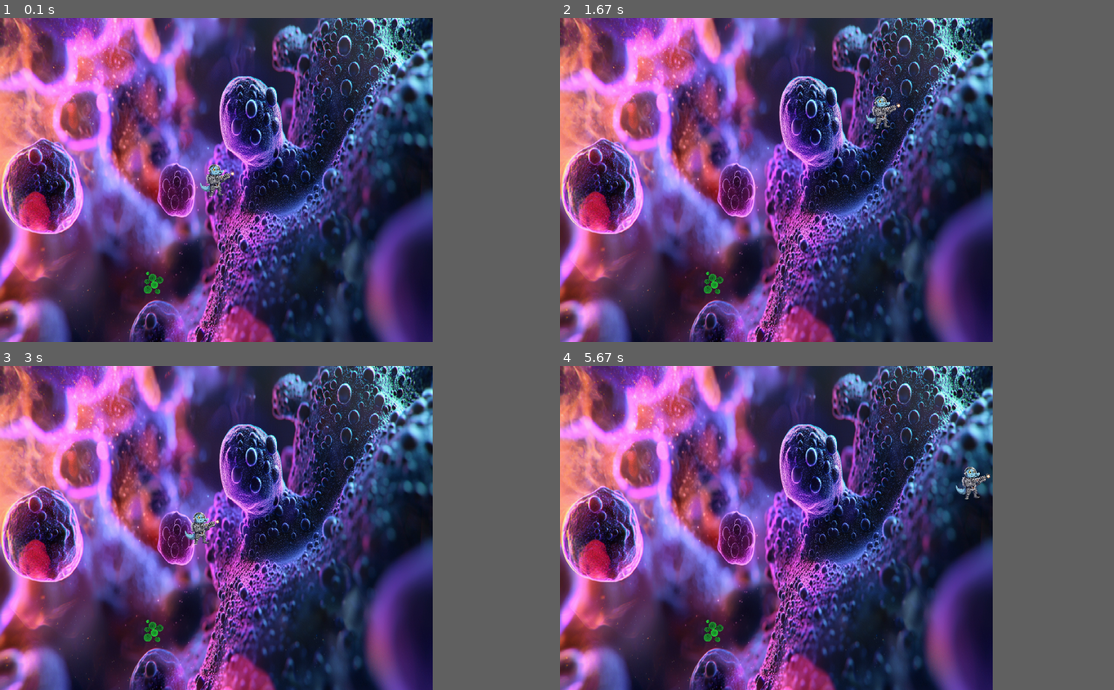
Above: before the commit, frames 1-4 (two rows, left to right).
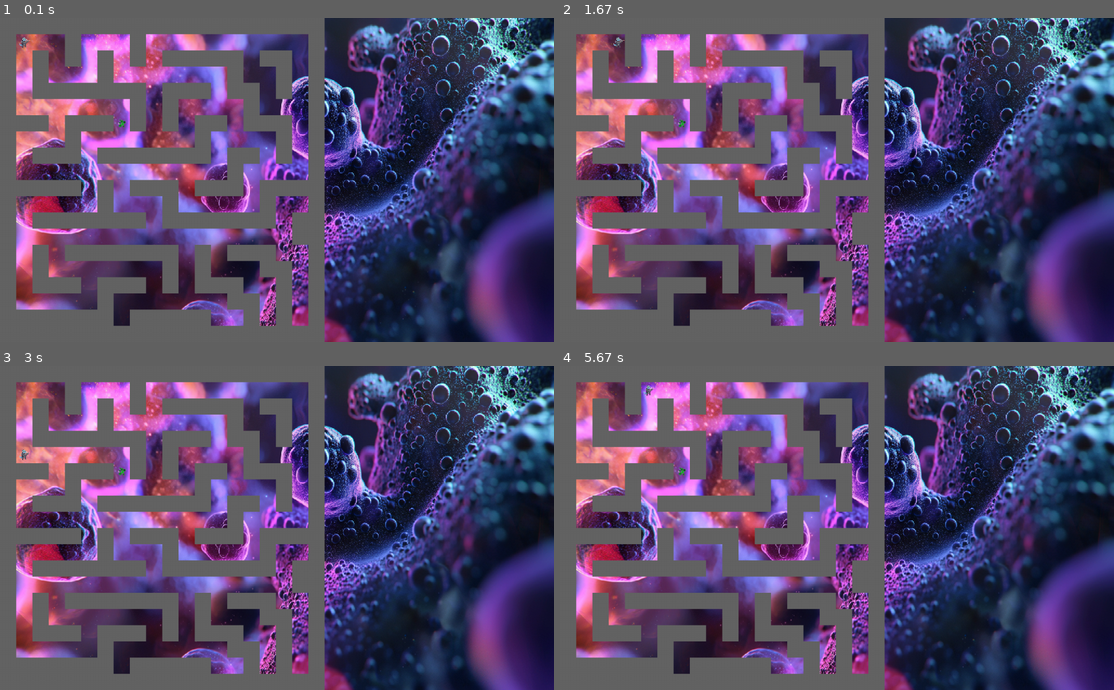
Above: after the commit, the same moments.

Repository: HALEIAN81/pygameprojects
Game: pygame game, started from MOVING SQUARE/main.py
Two runs of this game, one before a commit and one after it. Both use one fixed random seed, a clock stepped at 60 frames per second and the inputs below.
Inputs:
- Up to frame 1 (0.1 s): no input
- Up to frame 2 (1.67 s): hold Right 0.33-0.8 s; hold Up 0.83-1.13 s
- Up to frame 3 (3 s): hold Left 1.67-2.2 s; hold Down 2.23-2.53 s
- Up to frame 4 (5.67 s): hold Up 3-3.37 s; hold Right 3.4-4.03 s; hold Down 4.07-4.43 s; hold Right 4.97-5.43 s; hold Up from 5.47 s (still down)
In our replay, the window is 703x527 before the commit and 900x527 after it. These sizes can differ from the game's own. Grey fills any space a smaller window leaves; there, only what the larger window draws over its background counts as a difference.

The runs differ from the first frame. In frame 1, 87% of the frame differs, in the area x 0-100%, y 0-100%; in frame 2, 87%; in frame 3, 87%; in frame 4, 87%.

Commit message:
added maze component and enlarged screen

Diff:
--- a/MOVING SQUARE/main.py
+++ b/MOVING SQUARE/main.py
@@ -6,21 +6,75 @@
 pygame.init()
 
 # 2. Set up Screen Dimensions and Caption
-SCREEN_WIDTH = 800
+SCREEN_WIDTH = 1024
 SCREEN_HEIGHT = 600
 screen = pygame.display.set_mode((SCREEN_WIDTH, SCREEN_HEIGHT))
-pygame.display.set_caption("Moving Sci-Fi Gator with Power-ups") # Updated caption for clarity
+pygame.display.set_caption("Moving Sci-Fi Gator with Maze and Power-ups") # Updated caption for clarity
 
 # 3. Define Colors (RGB Tuples)
 BLACK = (0, 0, 0)
 WHITE = (255, 255, 255) # Added for text feedback
+WALL_COLOR = (100, 100, 100) # Color for maze walls (dark gray)
+
+# --- Maze Definition ---
+# 0 = path, 1 = wall
+MAZE = [
+    [1, 1, 1, 1, 1, 1, 1, 1, 1, 1, 1, 1, 1, 1, 1, 1, 1, 1, 1, 1],
+    [1, 0, 0, 0, 1, 0, 0, 0, 1, 0, 0, 0, 0, 0, 0, 0, 0, 0, 0, 1],
+    [1, 0, 1, 0, 1, 0, 1, 0, 1, 0, 1, 1, 1, 1, 1, 0, 1, 1, 0, 1],
+    [1, 0, 1, 0, 0, 0, 1, 0, 0, 0, 0, 0, 0, 0, 1, 0, 0, 1, 0, 1],
+    [1, 0, 1, 1, 1, 1, 1, 1, 1, 0, 1, 1, 1, 0, 1, 1, 0, 1, 0, 1],
+    [1, 0, 0, 0, 0, 0, 0, 0, 1, 0, 1, 0, 0, 0, 0, 1, 0, 0, 0, 1],
+    [1, 1, 1, 0, 1, 1, 1, 0, 1, 0, 1, 0, 1, 1, 0, 1, 1, 1, 0, 1],
+    [1, 0, 0, 0, 1, 0, 0, 0, 0, 0, 0, 0, 1, 0, 0, 0, 0, 1, 0, 1],
+    [1, 0, 1, 1, 1, 0, 1, 1, 1, 1, 1, 1, 1, 0, 1, 1, 0, 1, 0, 1],
+    [1, 0, 0, 0, 0, 0, 0, 0, 0, 0, 0, 0, 0, 0, 1, 0, 0, 0, 0, 1],
+    [1, 1, 1, 1, 1, 0, 1, 0, 1, 1, 1, 0, 1, 1, 1, 0, 1, 1, 1, 1],
+    [1, 0, 0, 0, 0, 0, 1, 0, 0, 0, 1, 0, 0, 0, 0, 0, 1, 0, 0, 1],
+    [1, 0, 1, 1, 1, 1, 1, 1, 1, 0, 1, 1, 1, 1, 1, 1, 1, 0, 1, 1],
+    [1, 0, 0, 0, 0, 0, 0, 0, 0, 0, 0, 0, 0, 0, 0, 0, 0, 0, 1, 1],
+    [1, 0, 1, 0, 1, 1, 1, 1, 1, 1, 1, 0, 1, 0, 1, 1, 1, 0, 0, 1],
+    [1, 0, 1, 0, 0, 0, 0, 0, 0, 0, 1, 0, 1, 0, 0, 0, 1, 1, 0, 1],
+    [1, 0, 1, 1, 1, 0, 1, 1, 1, 0, 1, 0, 1, 1, 1, 0, 0, 1, 0, 1],
+    [1, 0, 0, 0, 0, 0, 1, 0, 0, 0, 0, 0, 0, 0, 1, 1, 0, 1, 0, 1],
+    [1, 1, 1, 1, 1, 1, 1, 0, 1, 1, 1, 1, 1, 0, 0, 1, 0, 1, 0, 1],
+    [1, 1, 1, 1, 1, 1, 1, 1, 1, 1, 1, 1, 1, 1, 1, 1, 1, 1, 1, 1]
+]
+
+MAZE_HEIGHT = len(MAZE)
+MAZE_WIDTH = len(MAZE[0])
+
+# Calculate tile size to fit the maze within the screen
+TILE_SIZE = min(SCREEN_WIDTH // MAZE_WIDTH, SCREEN_HEIGHT // MAZE_HEIGHT)
+
+# Calculate offset to center the maze vertically if it doesn't fill the height
+offset_y = (SCREEN_HEIGHT - MAZE_HEIGHT * TILE_SIZE) // 2
+
+# List to store all wall rectangles for collision detection
+wall_rects = []
+# List to store valid path coordinates (row, col) for placing character/power-ups
+path_tiles = []
+
+for r_idx, row in enumerate(MAZE):
+    for c_idx, tile in enumerate(row):
+        x = c_idx * TILE_SIZE
+        y = r_idx * TILE_SIZE + offset_y # Apply vertical offset
+        if tile == 1: # It's a wall
+            wall_rects.append(pygame.Rect(x, y, TILE_SIZE, TILE_SIZE))
+        else: # It's a path
+            path_tiles.append((r_idx, c_idx))
+
+# Function to draw the maze walls
+def draw_maze():
+    for wall_rect in wall_rects:
+        pygame.draw.rect(screen, WALL_COLOR, wall_rect)
 
 # 4. Character Properties (using an image)
 image_filename = "scifigator.png" # The name of your local character image file
 
-# Desired character dimensions
-CHARACTER_WIDTH = 75
-CHARACTER_HEIGHT = 75
+# NEW: Character dimensions relative to tile size, ensuring it fits within paths
+CHARACTER_WIDTH = int(TILE_SIZE * 0.8)
+CHARACTER_HEIGHT = int(TILE_SIZE * 0.8)
 
 try:
     original_character_image = pygame.image.load(image_filename).convert_alpha()
@@ -33,11 +87,17 @@
     character_image.fill((255, 0, 0)) # Red color
     character_image.set_colorkey((0,0,0)) # Make black transparent if using fill
 
-# Get the rectangle of the (scaled) character image for positioning
-character_rect = character_image.get_rect()
-character_rect.center = (SCREEN_WIDTH // 2, SCREEN_HEIGHT // 2) # Start in the center
-
 character_speed = 7 # Increased speed for more noticeable movement
+
+# Find a starting position for the character on a path tile
+start_row, start_col = path_tiles[0] if path_tiles else (0,0) # Default to (0,0) if no path tiles
+
+# Calculate initial character position based on maze grid, centered within the tile
+initial_char_x = start_col * TILE_SIZE + (TILE_SIZE - CHARACTER_WIDTH) // 2
+initial_char_y = start_row * TILE_SIZE + (TILE_SIZE - CHARACTER_HEIGHT) // 2 + offset_y
+
+character_rect = character_image.get_rect(topleft=(initial_char_x, initial_char_y))
+
 
 # 5. Background Properties (using an image)
 background_image_filename = "mold_img.png" # Name of your background image file
@@ -52,10 +112,12 @@
     background_image = pygame.Surface((SCREEN_WIDTH, SCREEN_HEIGHT))
     background_image.fill(BLACK)
 
-# --- NEW: Power-up Item Properties ---
+
+# --- Power-up Item Properties ---
 powerup_image_filename = "powerup.png" # Name of your power-up image file
-POWERUP_WIDTH = 50
-POWERUP_HEIGHT = 50
+# Power-up dimensions relative to tile size, centered within the tile
+POWERUP_WIDTH = int(TILE_SIZE * 0.6)
+POWERUP_HEIGHT = int(TILE_SIZE * 0.6)
 
 try:
     original_powerup_image = pygame.image.load(powerup_image_filename).convert_alpha()
@@ -67,11 +129,17 @@
     powerup_image.fill((0, 255, 0)) # Green color for power-up
     powerup_image.set_colorkey((0,0,0)) # Make black transparent if using fill
 
-# Function to get a random position for the power-up within screen bounds
+# Function to get a random position for the power-up within screen bounds on a path tile
 def get_random_powerup_position():
-    # Ensure the power-up is fully visible within the screen
-    x = random.randint(0, SCREEN_WIDTH - POWERUP_WIDTH)
-    y = random.randint(0, SCREEN_HEIGHT - POWERUP_HEIGHT)
+    if not path_tiles:
+        return pygame.Rect(0,0,0,0) # No valid path, return empty rect
+
+    # Randomly select a path tile
+    row, col = random.choice(path_tiles)
+
+    # Convert grid coordinates to pixel coordinates, centered within the tile
+    x = col * TILE_SIZE + (TILE_SIZE - POWERUP_WIDTH) // 2
+    y = row * TILE_SIZE + (TILE_SIZE - POWERUP_HEIGHT) // 2 + offset_y # Apply vertical offset
     return pygame.Rect(x, y, POWERUP_WIDTH, POWERUP_HEIGHT)
 
 # Initialize the power-up's position
@@ -96,20 +164,44 @@
 
     # Get all currently pressed keys for continuous movement
     keys = pygame.key.get_pressed()
+
+    # Store current position for collision checking (useful for reverting if both x and y movements are blocked)
+    old_x, old_y = character_rect.x, character_rect.y
+
+    # Calculate desired new position
+    desired_x = character_rect.x
+    desired_y = character_rect.y
+
     if keys[pygame.K_LEFT]:
-        character_rect.x -= character_speed
+        desired_x -= character_speed
     if keys[pygame.K_RIGHT]:
-        character_rect.x += character_speed
+        desired_x += character_speed
     if keys[pygame.K_UP]:
-        character_rect.y -= character_speed
+        desired_y -= character_speed
     if keys[pygame.K_DOWN]:
-        character_rect.y += character_speed
-
-    # Keep character within screen bounds
+        desired_y += character_speed
+
+    # --- Collision Detection with Walls ---
+    # Attempt horizontal movement
+    character_rect.x = desired_x # Temporarily move character_rect to desired horizontal position
+    for wall in wall_rects:
+        if character_rect.colliderect(wall):
+            character_rect.x = old_x # Revert x if collision detected
+            break
+
+    # Attempt vertical movement (using the potentially corrected x position)
+    character_rect.y = desired_y # Temporarily move character_rect to desired vertical position
+    for wall in wall_rects:
+        if character_rect.colliderect(wall):
+            character_rect.y = old_y # Revert y if collision detected
+            break
+
+    # Keep character within overall screen bounds (in case maze doesn't fill screen)
     character_rect.x = max(0, min(character_rect.x, SCREEN_WIDTH - character_rect.width))
     character_rect.y = max(0, min(character_rect.y, SCREEN_HEIGHT - character_rect.height))
 
-    # --- NEW: Collision Detection for Power-up ---
+
+    # --- Collision Detection for Power-up ---
     if character_rect.colliderect(powerup_rect):
         print("Power-up collected!") # Debug print to console
         collision_message = "Power-up Collected!" # Set the message
@@ -122,8 +214,9 @@
     else:
         collision_message = "" # Clear message when timer runs out
 
-    # Drawing order is important: background first, then character, then power-up
+    # Drawing order is important: background first, then maze, then character, then power-up
     screen.blit(background_image, (0, 0)) # Draw the background image at (0,0)
+    draw_maze() # Draw the maze walls
     screen.blit(character_image, character_rect) # Draw the character image
     screen.blit(powerup_image, powerup_rect) # Draw the power-up image
 
